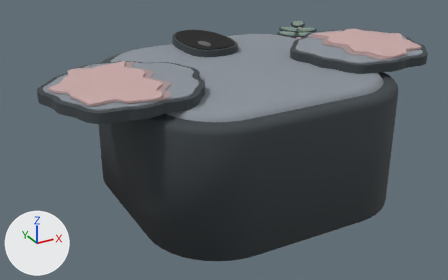
What one commit did to the FBX model assets/skins/roblox/corpo/individual/body_coala.fbx.
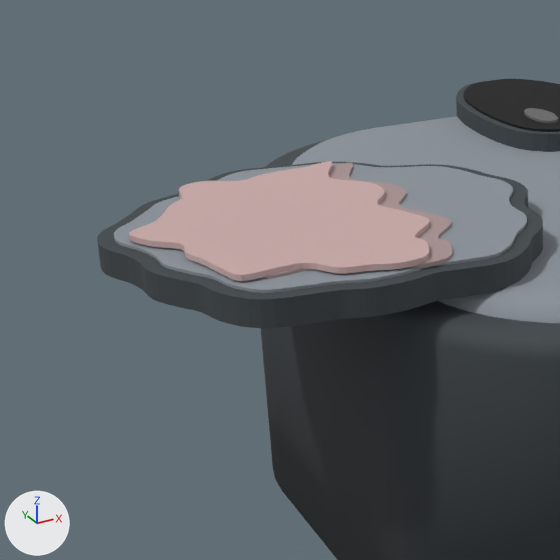
Each version is shown whole from a 50 mm camera at (-4.68, -7.97, 3.79) aimed at (-0.21, 0.16, -0.28), then close up on the part from 0% to 47% of the width and 0% to 76% of the height. The lights are fixed; the arrows at lower left show +X, +Y and +Z. The older version's two pictures come first. Where no turn or scale is listed for an object, it has been applied to the vertices.

Before the edit, the objects in view are built like this:
```python
me_body_coala_corpo_002 = bpy.data.meshes.new('body_coala_corpo.002')
me_body_coala_corpo_002.from_pydata(...)  # 2526 vertices, 5000 faces; spans x -3.12..3.12, y -2.0..2.0, z -1.0..1.19
me_body_coala_corpo_002.materials.append(mat_corpo_palette)  # picture img_corpo_palette_png
ob_body_coala_corpo = bpy.data.objects.new('body_coala_corpo', me_body_coala_corpo_002)
ob_body_coala_corpo.location = (0.0, 0.0, 0.0)
```
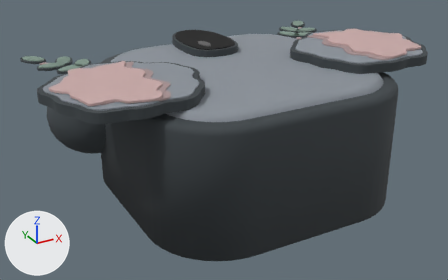
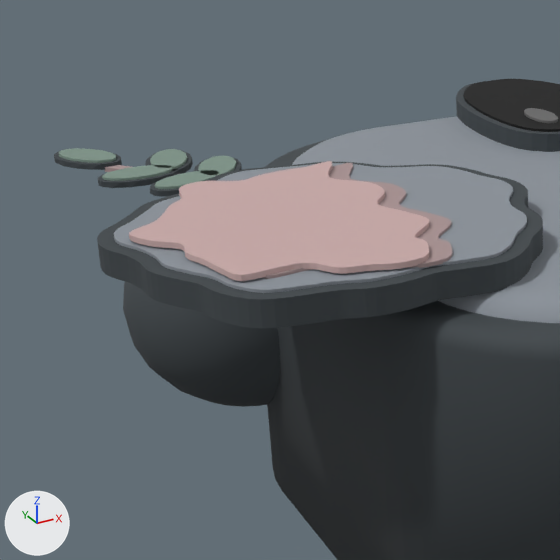
What differs and where, as boxes [x1, y1, x2, y2] in the close-ups (560 x 560 px):
'body_coala_mao_esq', added: after [54, 148, 280, 407]

Patch to the scene script:
```diff
--- a/assets/skins/roblox/corpo/individual/body_coala.fbx.py
+++ b/assets/skins/roblox/corpo/individual/body_coala.fbx.py
@@ me_body_coala_mao_esq_002 @@
+me_body_coala_mao_esq_002.from_pydata(...)  # 776 vertices, 1500 faces; spans x -0.88..0.75, y -0.75..1.01, z -0.77..0.7
+me_body_coala_mao_esq_002.materials.append(mat_corpo_palette)  # picture img_corpo_palette_png
@@ ob_body_coala_mao_esq @@
+ob_body_coala_mao_esq = bpy.data.objects.new('body_coala_mao_esq', me_body_coala_mao_esq_002)
+ob_body_coala_mao_esq.location = (-1.95, 1.45, 0.2)
```
